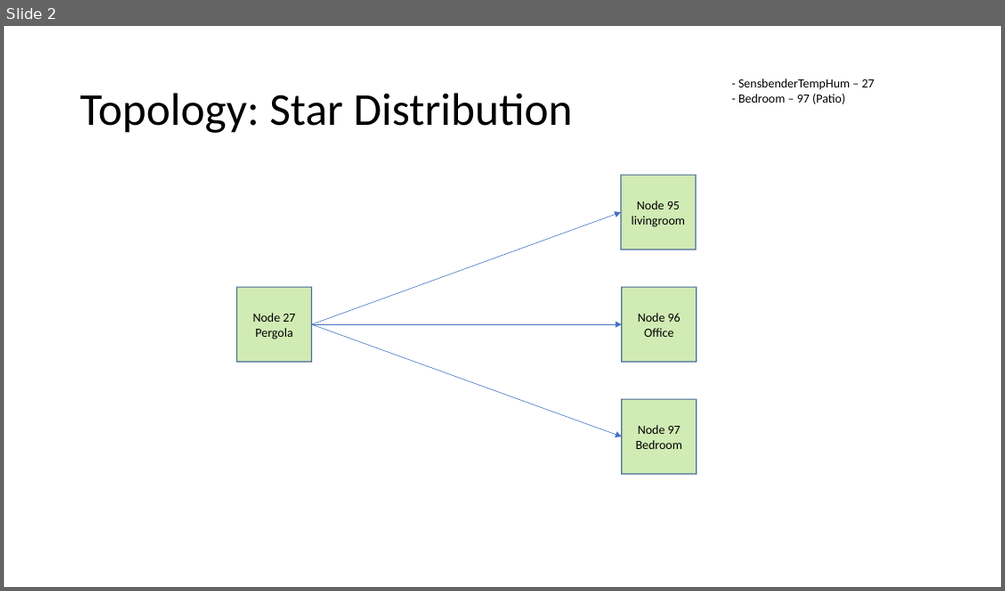
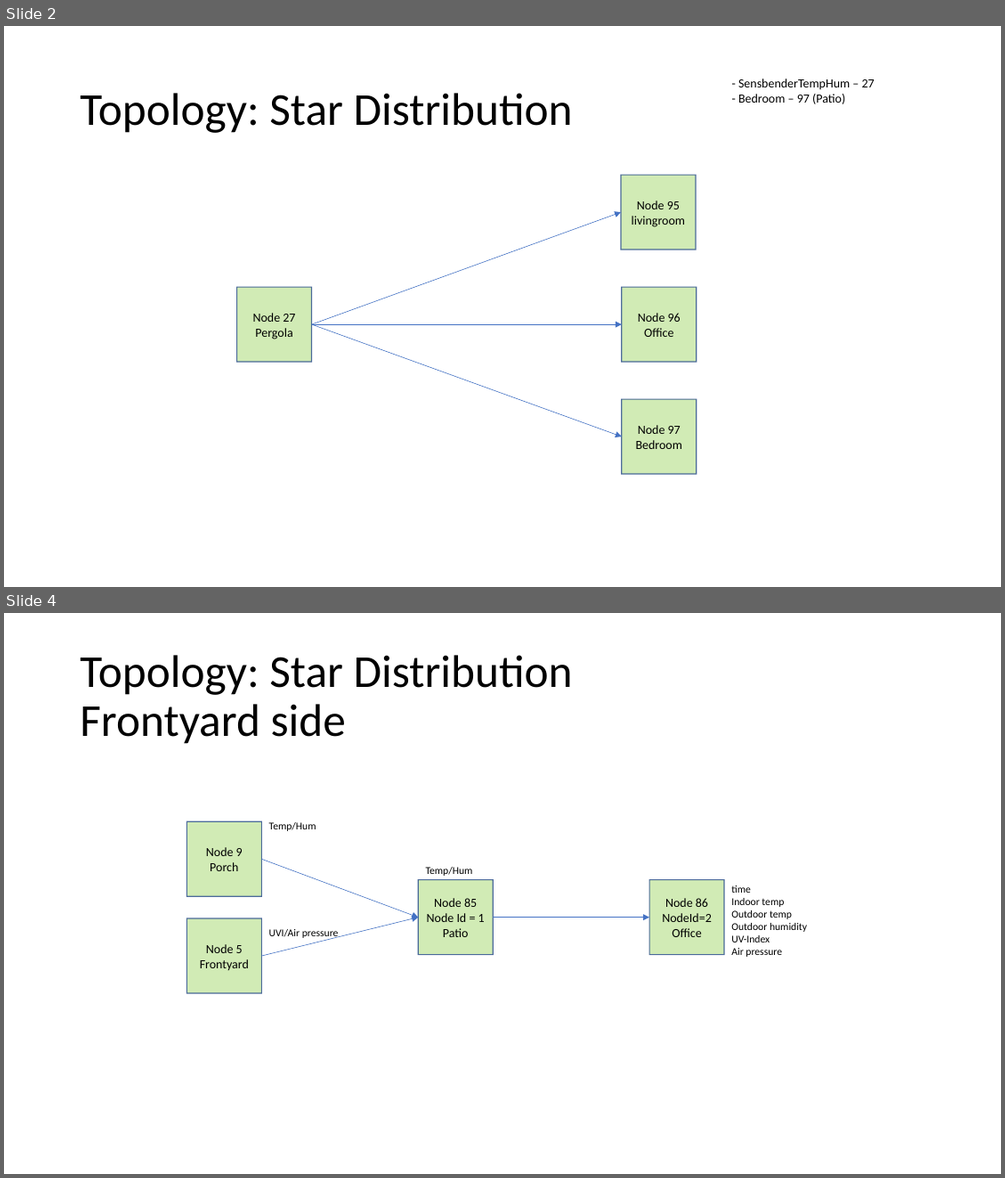
Before and after one commit to ollejoha/SevenSegmentClockNrf_2021, a slide deck: Documentation/ClockNet.pptx. Shown one above the other, each under a label of ours: slide 2 before the commit, slides 2 and 4 after it; the slides between them are not shown. The pictures are 1005x591 and 1005x1178 pixels, drawn with LibreOffice and Linux fonts; fonts in the diff are those of the drawing. Boxes give left, top, right and bottom in pixels: in the first picture for what was removed or moved away, otherwise in the second. Text is boxed around its words. In the diff, an @@ line names an element or a change of style, - is before the commit and + after.

```diff
--- a/Documentation/ClockNet.pptx
+++ b/Documentation/ClockNet.pptx
@@ slide 4 added at [4,613,1001,1174], background #FFFFFF @@
@@ title added at [80,655,573,744], 44 pt, text #000000 @@
+Topology: Star Distribution
+Frontyard side
@@ rectangle added at [187,821,262,896], fill #92D050 at 42% opacity, outline #325491 1 pt, 12 pt, text #000000 @@
+Node 9
+Porch
@@ text added at [269,822,316,831], 10 pt, text #000000 @@
+Temp/Hum
@@ arrow added from (262, 859) to (418, 917), #4472C4 0.5 pt @@
@@ text added at [426,867,473,876], 10 pt, text #000000 @@
+Temp/Hum
@@ rectangle added at [418,880,493,955], fill #92D050 at 42% opacity, outline #325491 1 pt, 12 pt, text #000000 @@
+Node 85
+Node Id = 1
+Patio
@@ rectangle added at [649,880,724,955], fill #92D050 at 42% opacity, outline #325491 1 pt, 12 pt, text #000000 @@
+Node 86
+NodeId=2
+Office
@@ text added at [731,885,807,957], 10 pt, text #000000 @@
+time
+Indoor temp
+Outdoor temp
+Outdoor humidity
+UV-Index
+Air pressure
@@ rectangle added at [187,918,262,993], fill #92D050 at 42% opacity, outline #325491 1 pt, 12 pt, text #000000 @@
+Node 5
+Frontyard
@@ arrow added from (262, 956) to (418, 917), #4472C4 0.5 pt @@
@@ text added at [269,929,339,939], 10 pt, text #000000 @@
+UVI/Air pressure
@@ arrow added from (493, 917) to (649, 917), #4472C4 0.5 pt @@
```
Also in this commit, not shown: 1 slide changed, 1 other slide added, 2 other files.
